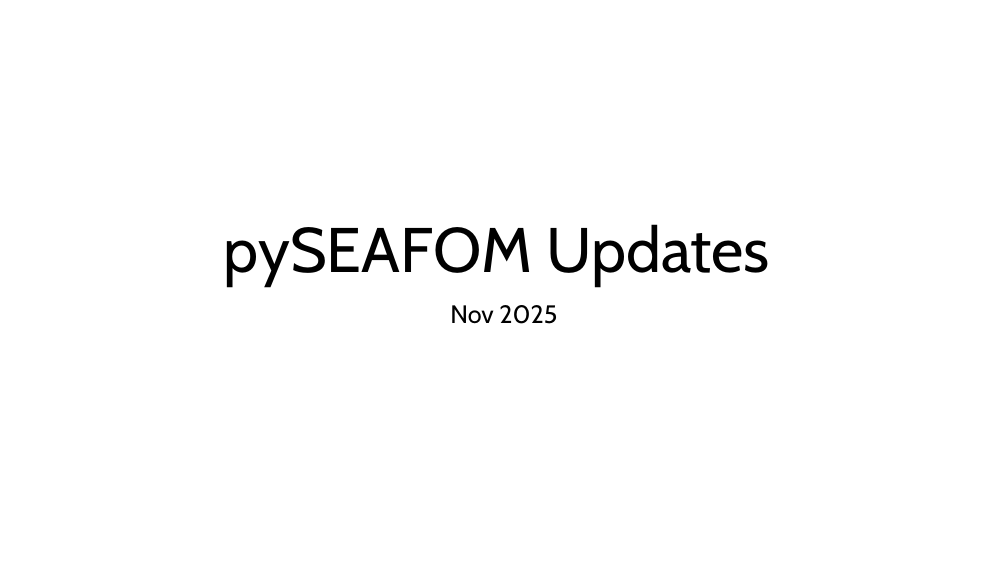
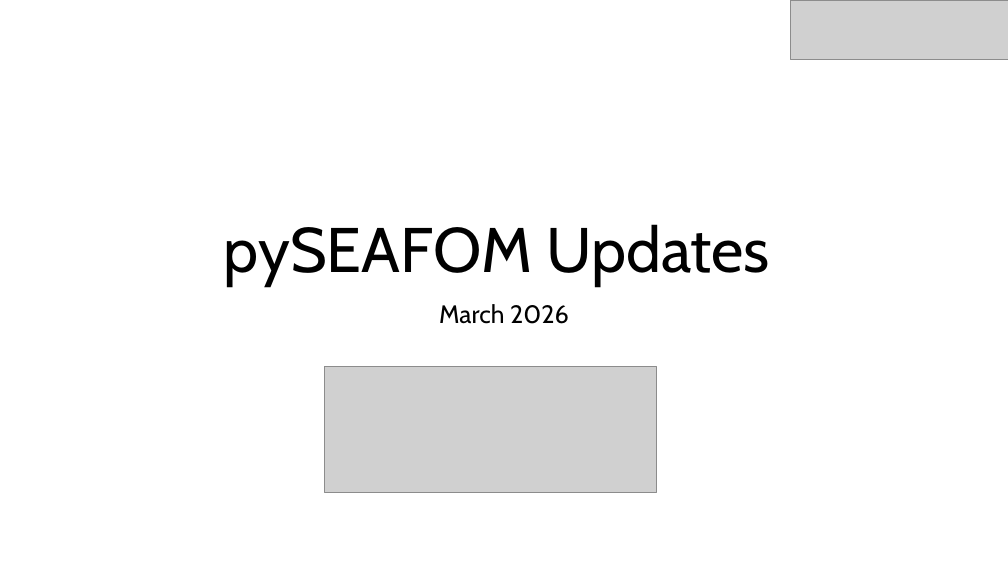
Before and after one commit to SEAFOM-Fiber-Optic-Monitoring-Group/pySEAFOM, a slide deck: slide 1 of pySEAFOM_updates.pptx. Drawn at 1008x567 pixels with LibreOffice and Linux fonts; fonts in the diff are those of the drawing; grey boxes stand for pictures. Boxes give left, top, right and bottom in pixels: in the first picture for what was removed or moved away, otherwise in the second. Text is boxed around its words. In the diff, an @@ line names an element or a change of style, - is before the commit and + after.

```diff
--- a/pySEAFOM_updates.pptx
+++ b/pySEAFOM_updates.pptx
@@ picture added at [791,0,1008,60] @@
@@ subtitle at [439,304,569,324]: text changed @@
-Nov 2025
+March 2026
@@ picture added at [324,366,657,492] @@
```
Also in this commit, not shown: 6 other slides changed, 2 slides added.
